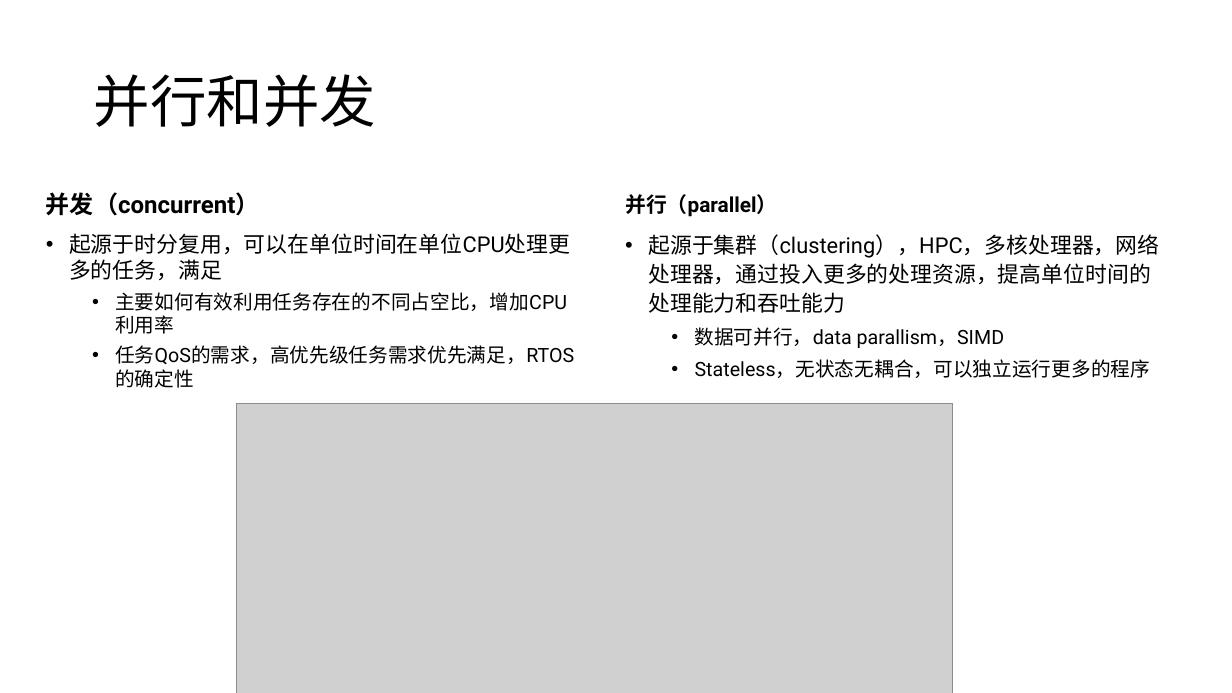
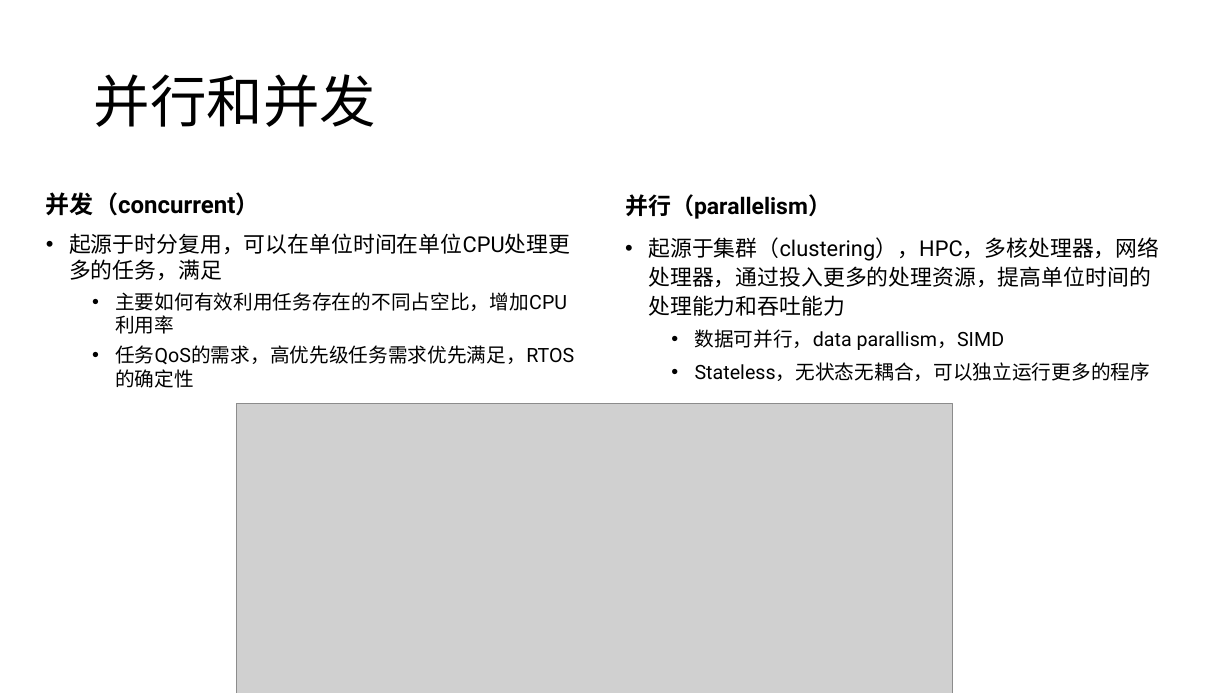
Before and after one commit to sbagga/mistyminds, a slide deck: slide 1 of _posts/Mobile Rust 0627.pptx. Drawn at 1232x693 pixels with LibreOffice and Linux fonts; fonts in the diff are those of the drawing; grey boxes stand for pictures. Boxes give left, top, right and bottom in pixels: in the first picture for what was removed or moved away, otherwise in the second. Text is boxed around its words. In the diff, an @@ line names an element or a change of style, - is before the commit and + after.

```diff
--- a/_posts/Mobile Rust 0627.pptx
+++ b/_posts/Mobile Rust 0627.pptx
@@ text at bbox=[625, 194, 831, 219]: text changed; size 16.1 to 17.9 pt @@
-并行（parallel）
+并行（parallelism）
```
Also in this commit, not shown: 8 other slides changed, 3 slides added.
